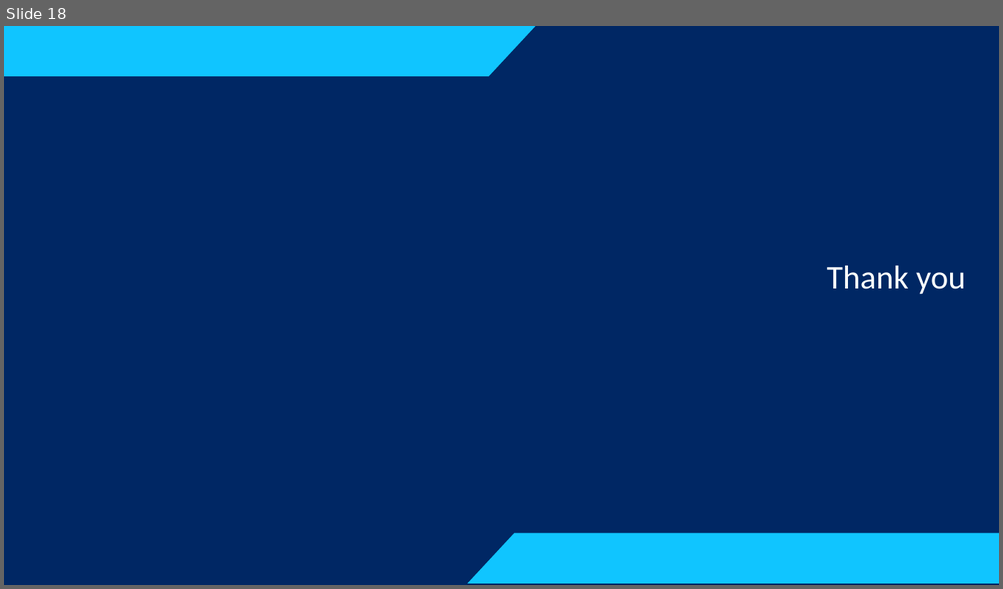
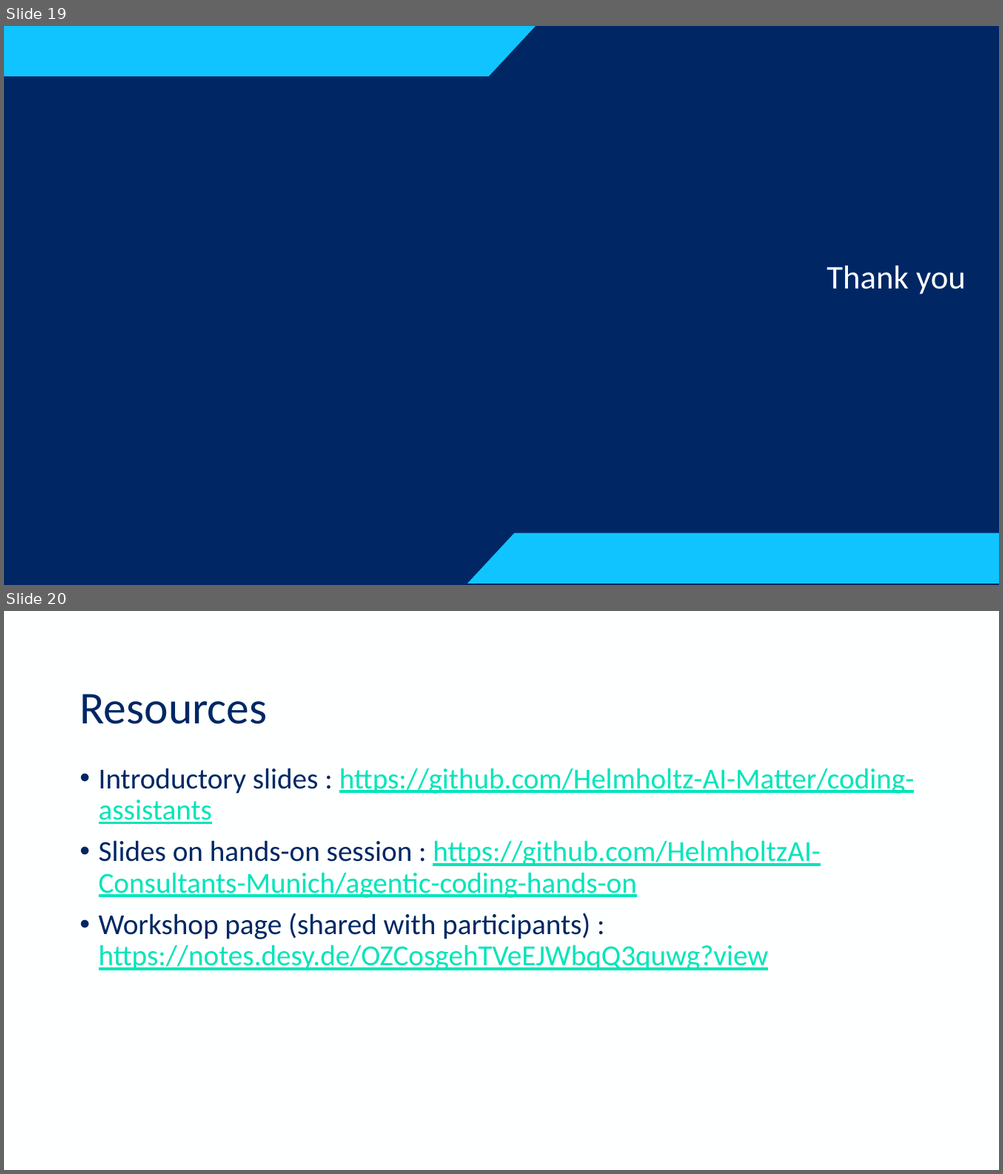
Before and after one commit to HelmholtzAI-Consultants-Munich/agentic-coding-hands-on, a slide deck: agentic_coding_workshop.pptx. Shown one above the other, each under a label of ours: slide 18 before the commit, slides 19 and 20 after it. The pictures are 1003x589 and 1003x1174 pixels, drawn with LibreOffice and Linux fonts; fonts in the diff are those of the drawing; background and template pictures are left out. Boxes give left, top, right and bottom in pixels: in the first picture for what was removed or moved away, otherwise in the second. Text is boxed around its words. In the diff, an @@ line names an element or a change of style, - is before the commit and + after.

```diff
--- a/agentic_coding_workshop.pptx
+++ b/agentic_coding_workshop.pptx
@@ slide 20 added at <box>4,611,999,1170</box>, background #FEFFFF @@
@@ title added at <box>79,694,267,724</box>, 44 pt, text #002764 @@
+Resources
@@ text added at <box>99,768,914,971</box>, 28 pt, text #00E5B9, underline @@
+• Introductory slides : https://github.com/Helmholtz-AI-Matter/coding-assistants
+• Slides on hands-on session : https://github.com/HelmholtzAI-Consultants-Munich/agentic-coding-hands-on
+• Workshop page (shared with participants) : https://notes.desy.de/OZCosgehTVeEJWbqQ3quwg?view
@@ what was slide 18 is now slide 19 @@
```
Also in this commit, not shown: 1 slide changed, 1 other slide added, 1 other file.
